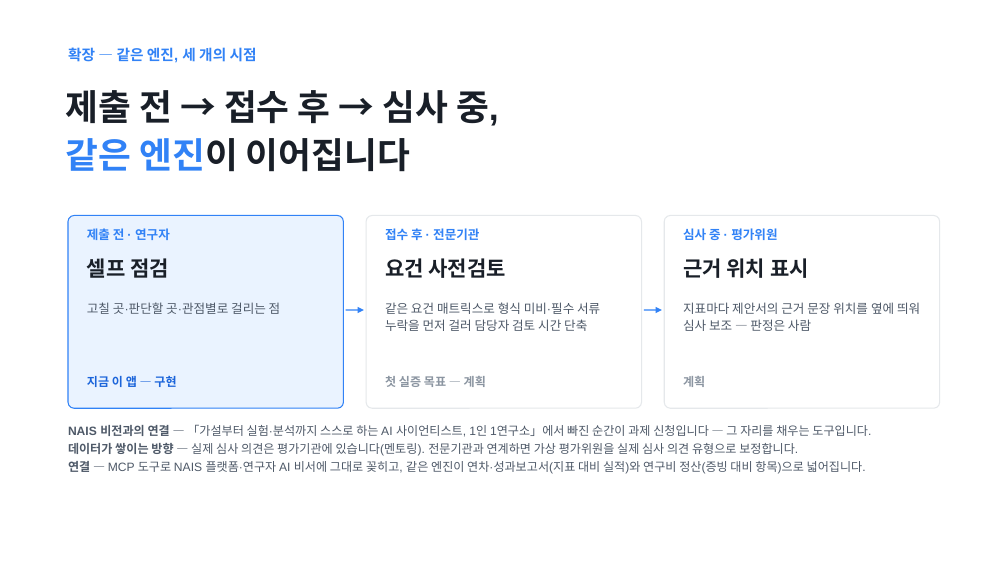
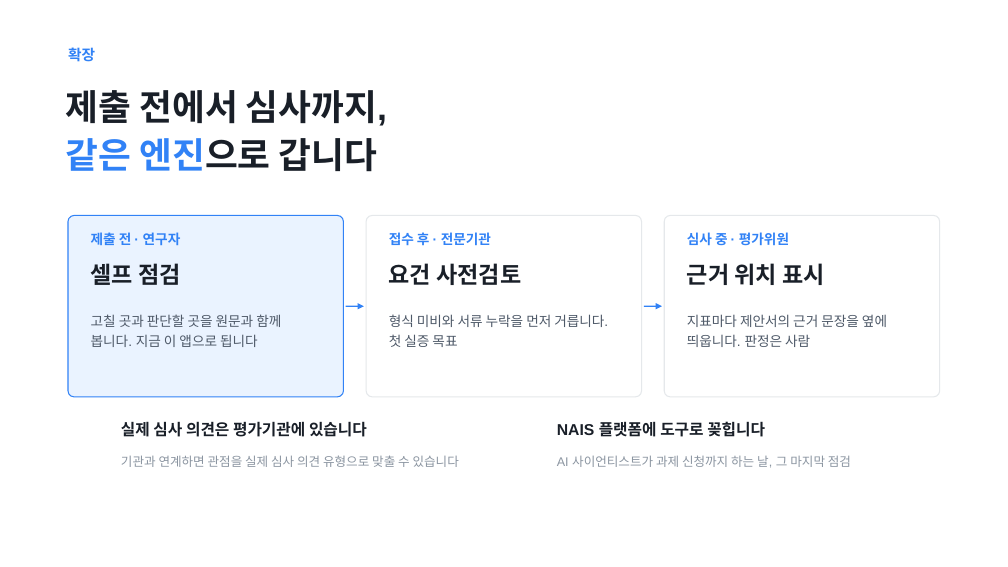
Before and after one commit to Ryugi62/rfp-to-fit, a slide deck: slide 11 of deliver/deck/RFP-to-Fit_루미아.pptx (slide 12 before the commit). Drawn at 1008x567 pixels with LibreOffice and Linux fonts; fonts in the diff are those of the drawing. Boxes give left, top, right and bottom in pixels: in the first picture for what was removed or moved away, otherwise in the second. Text is boxed around its words. In the diff, an @@ line names an element or a change of style, - is before the commit and + after.

```diff
--- a/deliver/deck/RFP-to-Fit_루미아.pptx
+++ b/deliver/deck/RFP-to-Fit_루미아.pptx
@@ text at box(68, 47, 95, 62): text changed @@
-확장 — 같은 엔진, 세 개의 시점
+확장
@@ text at box(66, 90, 387, 172): text changed @@
-제출 전 → 접수 후 → 심사 중,
-같은 엔진이 이어집니다
+제출 전에서 심사까지,
+같은 엔진으로 갑니다
@@ rounded rectangle: place and size @@
-rounded rectangle at box(68, 216, 343, 408)
+rounded rectangle at box(68, 216, 343, 397)
@@ rounded rectangle: place and size @@
-rounded rectangle at box(366, 216, 641, 408)
+rounded rectangle at box(366, 216, 641, 397)
@@ proportions changed in 3 elements at box(68, 216, 343, 397), box(366, 216, 641, 397), box(665, 216, 940, 397) @@
@@ rounded rectangle: place and size @@
-rounded rectangle at box(665, 216, 940, 408)
+rounded rectangle at box(665, 216, 940, 397)
@@ size 12 to 13 pt in 3 elements at box(91, 232, 181, 245), box(389, 232, 491, 246), box(687, 232, 789, 246) @@
@@ size 20 to 22 pt in 3 elements at box(91, 263, 180, 285), box(389, 263, 521, 285), box(687, 263, 824, 285) @@
@@ text at box(91, 314, 281, 347): text changed; size 12 to 13 pt @@
-고칠 곳·판단할 곳·관점별로 걸리는 점
+고칠 곳과 판단할 곳을 원문과 함께 봅니다. 지금 이 앱으로 됩니다
@@ arrow moved from (346, 310) - (364, 310) to (346, 306) - (364, 306) @@
@@ text at box(389, 314, 608, 347): text changed; size 12 to 13 pt @@
-같은 요건 매트릭스로 형식 미비·필수 서류 누락을 먼저 걸러 담당자 검토 시간 단축
+형식 미비와 서류 누락을 먼저 거릅니다. 첫 실증 목표
@@ arrow moved from (644, 310) - (662, 310) to (644, 306) - (662, 306) @@
@@ text at box(687, 314, 887, 347): text changed; size 12 to 13 pt @@
-지표마다 제안서의 근거 문장 위치를 옆에 띄워 심사 보조 — 판정은 사람
+지표마다 제안서의 근거 문장을 옆에 띄웁니다. 판정은 사람
@@ text removed at box(87, 376, 176, 387) @@
-지금 이 앱 — 구현
@@ text removed at box(385, 376, 486, 387) @@
-첫 실증 목표 — 계획
@@ text removed at box(683, 376, 705, 387) @@
-계획
@@ text removed at box(68, 424, 871, 474) @@
-NAIS 비전과의 연결 — 「가설부터 실험·분석까지 스스로 하는 AI 사이언티스트, 1인 1연구소」에서 빠진 순간이 과제 신청입니다 — 그 자리를 채우는 도구입니다.
-데이터가 쌓이는 방향 — 실제 심사 의견은 평가기관에 있습니다(멘토링). 전문기관과 연계하면 가상 평가위원을 실제 심사 의견 유형으로 보정합니다.
-연결 — MCP 도구로 NAIS 플랫폼·연구자 AI 비서에 그대로 꽂히고, 같은 엔진이 연차·성과보고서(지표 대비 실적)와 연구비 정산(증빙 대비 항목)으로 넓어집니다.
@@ text added at box(121, 421, 367, 437), 15 pt, text #191F28, bold @@
+실제 심사 의견은 평가기관에 있습니다
@@ text added at box(557, 421, 765, 437), 15 pt, text #191F28, bold @@
+NAIS 플랫폼에 도구로 꽂힙니다
@@ text added at box(121, 455, 459, 467), 12 pt, text #8B95A1 @@
+기관과 연계하면 관점을 실제 심사 의견 유형으로 맞출 수 있습니다
@@ text added at box(557, 455, 851, 468), 12 pt, text #8B95A1 @@
+AI 사이언티스트가 과제 신청까지 하는 날, 그 마지막 점검
```
Also in this commit, not shown: 11 other slides changed, 1 slide added, 1 slide removed, 23 other files.
